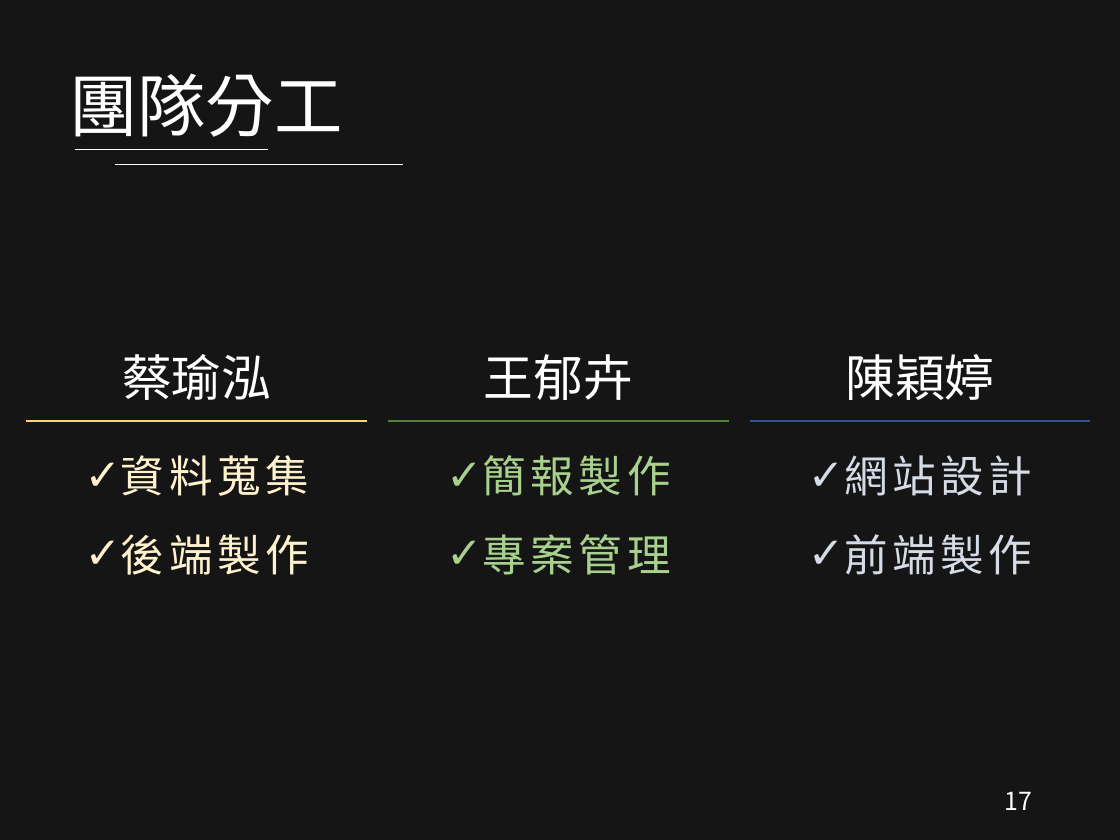
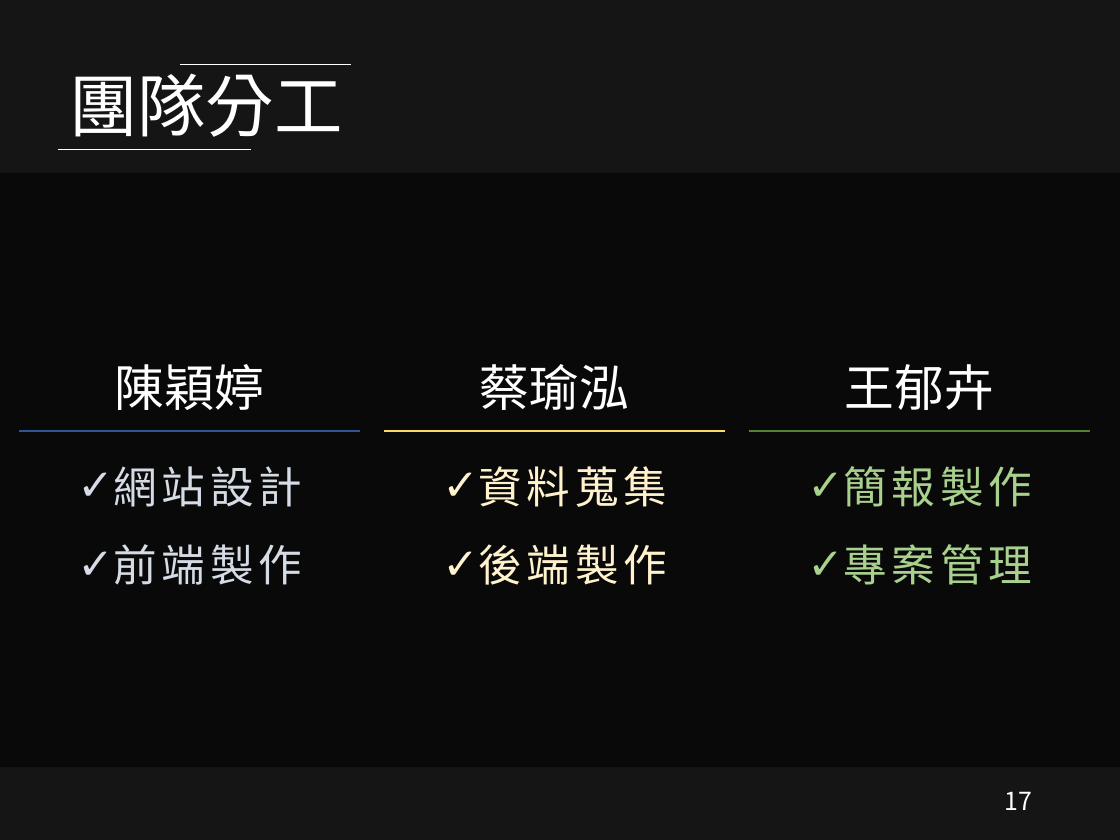
Before and after one commit to NTUST/105-team15, a slide deck: slide 17 of 105-15-final.pptx. Drawn at 1120x840 pixels with LibreOffice and Linux fonts; fonts in the diff are those of the drawing; background and template pictures are left out; a plain dark background stands for a picture behind light text. Boxes give left, top, right and bottom in pixels: in the first picture for what was removed or moved away, otherwise in the second. Text is boxed around its words. In the diff, an @@ line names an element or a change of style, - is before the commit and + after.

```diff
--- a/105-15-final.pptx
+++ b/105-15-final.pptx
@@ line moved from (115, 165) - (403, 165) to (180, 65) - (351, 65) @@
@@ line moved from (75, 149) - (268, 149) to (58, 149) - (251, 149) @@
@@ rectangle added at box(0, 172, 1120, 767), fill #000000 at 53% opacity @@
@@ 2 texts, 1 line: place and size @@
-2 texts, 1 line at box(749, 354, 1091, 575)
+2 texts, 1 line at box(19, 364, 360, 585)
@@ line moved from (27, 421) - (367, 421) to (384, 431) - (725, 431) @@
@@ text "資料蒐集": place and size @@
-text "資料蒐集" at box(121, 455, 309, 575)
+text "資料蒐集" at box(479, 466, 667, 585)
@@ 3 texts, 1 line: place and size @@
-3 texts, 1 line at box(122, 354, 729, 575)
+3 texts, 1 line at box(480, 364, 1090, 585)
```
Also in this commit, not shown: 4 other slides changed, 2 slides added, 1 slide removed.
